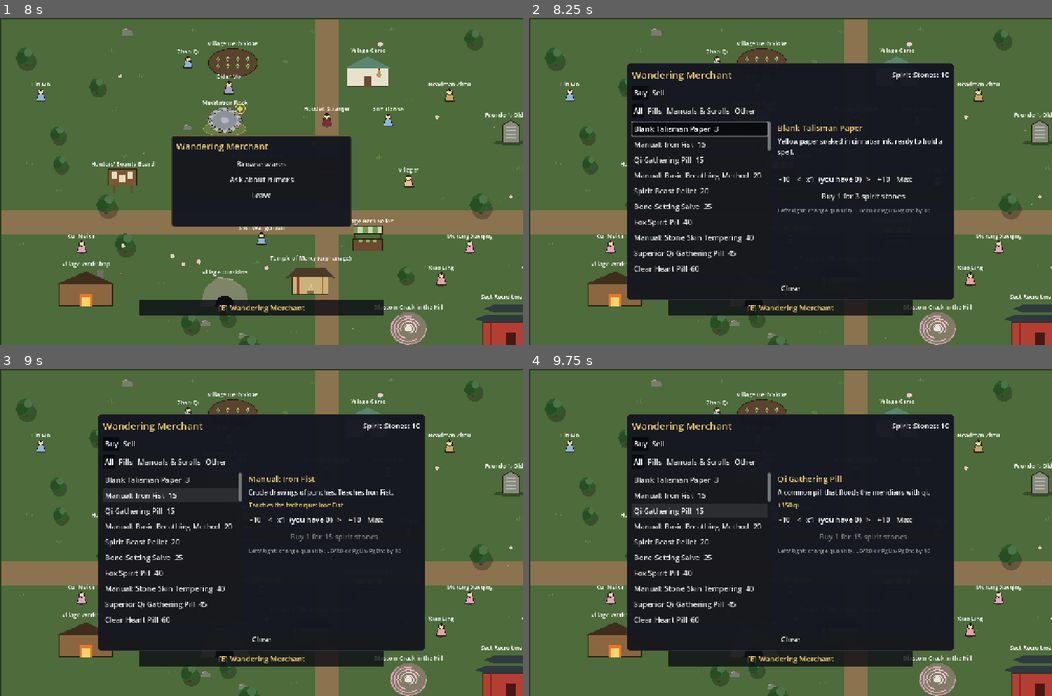
Above: before the commit, frames 1-4 (two rows, left to right).
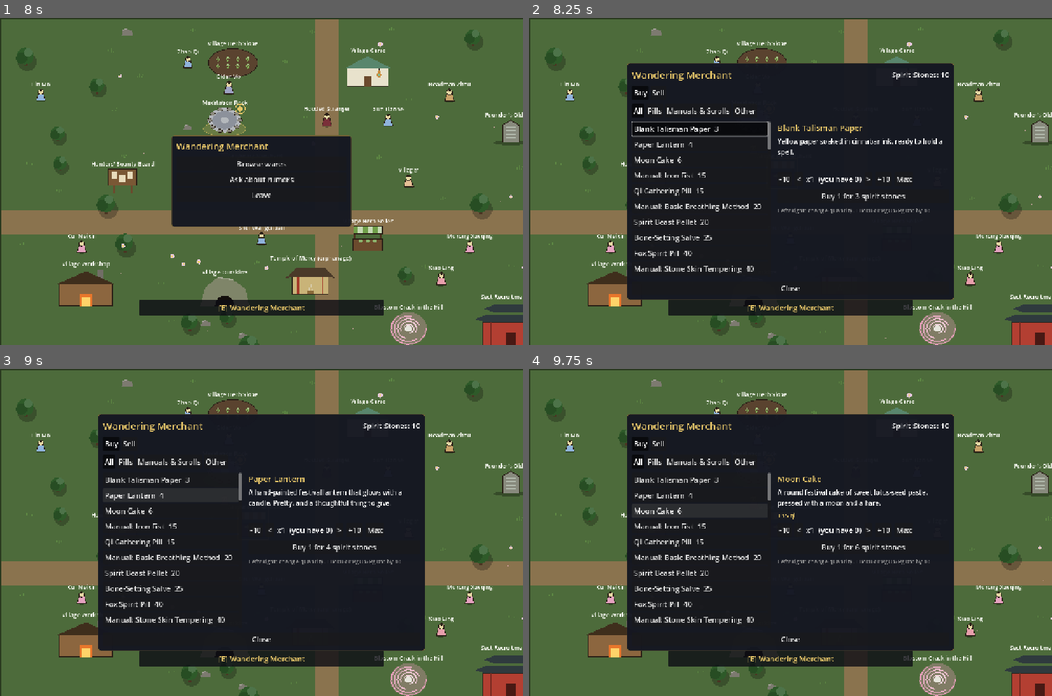
Above: after the commit, the same moments.

Repository: samridghimire/cultivation-game
Game: Godot game, scene res://src/ui/main_menu.tscn
Same seed, same stepped clock (60 frames per second), same inputs: the game is played once before the commit and once after it.
Inputs (mouse positions are in pixels of both pictures, inside the frame that each line leads up to):
- Up to frame 1 (8 s): click "New Game" at 0.5 s; click "Begin" at 1.25 s; click "Reach for it." at 2 s; click "Protect those who cannot prot…" at 2.75 s; click "What are you?" at 3.5 s; click "Why me?" at 4.25 s; click "What are you?" at 5 s; click "..." at 5.75 s; click "Set out." at 6.5 s; tap Enter at 7.25 s; move the mouse to (376, 165) at 7.27 s; hold D (move_right) from 7.28 s (still down); hold E (interact) from 7.28 s (still down); click (376, 165) at 7.42 s
- Up to frame 2 (8.25 s): release D (move_right) at 8 s; release E (interact) at 8 s; click "Browse wares" at 8 s
- Up to frame 3 (9 s): click (172, 496) at 8.75 s, where only the run after the commit has a clickable "Paper Lantern 4"
- Up to frame 4 (9.75 s): click (701, 509) at 9.5 s, where only the run after the commit has a clickable "Moon Cake 6"

Frame 1 is identical in both runs. In frame 2, 1.6% of the frame differs, in the area x 20-47%, y 37-78%; in frame 3, 3.2%, in the area x 20-77%, y 32-78%; in frame 4, 3.1%.

Commit message:
[FEST-002] Festival stalls sell festival goods
Moon Cake and Paper Lantern sold by merchants while Mid-Autumn / Lantern festivals run; world_events shop_items, WorldEvents.shop_items, GameState.festival_stock, shop screen rows marked (festival), item sources.

Follow-ups: C-061 adds more festival goods.

Co-Authored-By: Claude Sonnet 5.5 <noreply@anthropic.com>
Claude-Session: https://claude.ai/code/session_015q8jtQwsJTTzcy8x69ammo

Diff:
--- a/data/items.json
+++ b/data/items.json
@@ -2,6 +2,8 @@
   "restricted_tags": ["demonic"],
   "_doc": "Items. 'effects' use the shared effect keys handled by src/core/systems/effects.gd (qi, alignment, items, br …(2892 unchanged characters)…
   "items": [
+    {"id": "moon_cake", "name": "Moon Cake", "description": "A round festival cake of sweet lotus-seed paste, pressed with a moon and a hare.", "price": 6, "usable": true, "effects": {"qi": 15}},
+    {"id": "paper_lantern", "name": "Paper Lantern", "description": "A hand-painted festival lantern that glows with a candle. Pretty, and a thoughtful thing to give.", "price": 4, "usable": false, "effects": {}},
     {"id": "talisman_paper", "name": "Blank Talisman Paper", "description": "Yellow paper soaked in cinnabar ink, ready to hold a spell.", "price": 3, "usable": false, "effects": {}},
     {"id": "golden_bell_talisman", "name": "Golden Bell Talisman", "description": "Burn it to wrap yourself in a faint  …(200 unchanged characters)…
     {"id": "swift_wind_talisman", "name": "Swift Wind Talisman", "description": "A wind rune that lightens your body for days.", "price": 30, "usable": true, "tags": ["talisman"], "effects": {"buff": {"id": "swift_wind", "name": "Swift Wind", "days": 7, "mults": {"speed": 0.4}}}},
--- a/data/world_events.json
+++ b/data/world_events.json
@@ -1,5 +1,5 @@
 {
-  "_doc": "World events (LW-001, WorldEvents). At every mont …(1372 unchanged characters)… ue marks a festival (journal line, UI). modifiers.favor_mult (>= 1.0) multiplies …(83 unchanged characters)…
+  "_doc": "World events (LW-001, WorldEvents). At every mont …(1372 unchanged characters)… ue marks a festival (journal line, UI). Optional `shop_items` (FEST-002): item ids (known, price > 0) the region's merchants also sell while the event lasts (shown last, marked (festival); give them no merchant tags so ordinary merchants never stock them). modifiers.favor_mult (>= 1.0) multiplies …(83 unchanged characters)…
   "events": [
     {
       "id": "beast_tide", "name": "Beast Tide",
@@ -56,6 +56,7 @@
       "regions": ["fallen_star_market"],
       "start_text": "Round lanterns glow above every stall at {region}. The Mid-Autumn Moon Festival has begun.",
       "end_text": "The moon wanes over {region}; the Mid-Autumn Moon Festival is over.",
+      "shop_items": ["moon_cake"],
       "modifiers": {"encounter_tags": ["festival_autumn"], "price_mult": 0.9, "favor_mult": 2.0}
     },
     {
@@ -65,6 +66,7 @@
       "regions": ["qingshi_village"],
       "start_text": "Paper lanterns drift down the river at {region}, and villagers burn incense for the ancestors. The Lantern Festival has begun.",
       "end_text": "The last lanterns burn out on the river at {region}; the Lantern Festival is over.",
+      "shop_items": ["paper_lantern"],
       "modifiers": {"encounter_tags": ["festival_winter"], "price_mult": 0.9, "favor_mult": 2.0}
     },
     {
--- a/src/autoload/game_state.gd
+++ b/src/autoload/game_state.gd
@@ -2184,6 +2184,11 @@
 
 
 ## Expire and roll world events at a month boundary, posting the news.
+## Festival goods the merchants of the current region sell right now (FEST-002).
+func festival_stock() -> Array:
+	return WorldEvents.shop_items(data, world_events, current_region)
+
+
 func _world_events_month() -> void:
 	_expire_world_events()
 	for started in WorldEvents.roll(data, world_events, GameClock.total_days, rng):
--- a/src/core/systems/items.gd
+++ b/src/core/systems/items.gd
@@ -197,6 +197,9 @@
 	for label: String in other:
 		if _gives(other[label], item_id):
 			lines.append(label)
+	for event: Dictionary in data.world_events.values():
+		if (event.get("shop_items", []) as Array).has(item_id):
+			lines.append("Festival stall: " + String(event.get("name", event["id"])))
 	for sect: SectDef in data.sects.values():
 		if _gives(sect.shop, item_id) or _gives(sect.ranks, item_id):
 			lines.append("Sect reward (%s)" % sect.name)
--- a/src/core/systems/world_events.gd
+++ b/src/core/systems/world_events.gd
@@ -105,6 +105,19 @@
 ## `favor` scaled by the festival multiplier in `region_id` (rounded).
 static func scaled_favor(data: GameData, active: Array, region_id: String, favor: int) -> int:
 	return roundi(favor * favor_multiplier(data, active, region_id))
+
+
+## Festival goods (FEST-002): the `shop_items` of the events active in `region_id`,
+## in data order, without duplicates.
+static func shop_items(data: GameData, active: Array, region_id: String) -> Array:
+	var ids: Array = []
+	for def: Dictionary in data.world_events.values():
+		if instance_in(active, String(def["id"]), region_id).is_empty():
+			continue
+		for item_id: Variant in def.get("shop_items", []):
+			if not ids.has(item_id):
+				ids.append(item_id)
+	return ids
 
 
 static func _product(data: GameData, active: Array, region_id: String, key: String) -> float:
@@ -235,6 +248,9 @@
 			for month in months:
 				if typeof(month) not in [TYPE_INT, TYPE_FLOAT] or int(month) < 1 or int(month) > 12:
 					errors.append("World event '%s' has invalid month '%s'" % [id, str(month)])
+		for item_id in def.get("shop_items", []):
+			if not data.items.has(item_id) or int(data.items[item_id].get("price", 0)) <= 0:
+				errors.append("World event '%s' shop_items needs a known item with a price: '%s'" % [id, item_id])
 		var tournament: Dictionary = def.get("tournament", {})
 		if def.has("tournament"):
 			if int(tournament.get("rounds", 0)) < 1:
--- a/src/ui/shop_screen.gd
+++ b/src/ui/shop_screen.gd
@@ -182,7 +182,11 @@
 func item_ids() -> Array:
 	if _selling:
 		return Items.buyback_ids(GameState.player, GameState.data, _stock_tags, _buy_tags)
-	return Items.shop_stock(GameState.data, _max_price, _stock_tags)
+	var ids := Items.shop_stock(GameState.data, _max_price, _stock_tags)
+	for item_id: Variant in GameState.festival_stock():
+		if not ids.has(item_id):
+			ids.append(item_id)
+	return ids
 
 
 ## Item ids on the current Buy/Sell tab that fall in the selected category.
@@ -303,6 +307,8 @@
 		var label := "%s  %d" % [data.items[item_id]["name"], price]
 		if _selling:
 			label += "  (have %d)" % p.item_count(item_id)
+		elif GameState.festival_stock().has(item_id) and not Items.shop_stock(data, _max_price, _stock_tags).has(item_id):
+			label += " (festival)"
 		var b := UIStyle.button(label, _select.bind(item_id))
 		b.name = item_id
 		b.alignment = HORIZONTAL_ALIGNMENT_LEFT
--- a/tests/unit/test_world_events.gd
+++ b/tests/unit/test_world_events.gd
@@ -441,3 +441,31 @@
 	assert_eq(gs.world_events.size(), 1)
 	assert_eq(gs.world_events[0]["id"], "lantern_festival")
 	gs.end_session()
+
+
+func test_festival_shop_items() -> void:
+	var d := data()
+	var active: Array = [_lantern_instance(0)]
+	assert_eq(WorldEvents.shop_items(d, active, "qingshi_village"), ["paper_lantern"])
+	assert_eq(WorldEvents.shop_items(d, active, "misty_forest"), [])
+	WorldEvents.expire(active, 100)
+	assert_eq(WorldEvents.shop_items(d, active, "qingshi_village"), [])
+	assert_true(Items.sources(d, "paper_lantern").has("Festival stall: Lantern Festival"))
+	assert_true(Items.sources(d, "moon_cake").has("Festival stall: Mid-Autumn Moon Festival"))
+
+
+func test_validator_rejects_bad_shop_items() -> void:
+	var d := GameData.load_from_dir()
+	d.world_events["lantern_festival"]["shop_items"] = ["no_such_item"]
+	assert_eq(WorldEvents.validate(d).size(), 1, ", ".join(WorldEvents.validate(d)))
+
+
+func test_game_state_festival_stock() -> void:
+	var gs := _root().get_node("GameState")
+	gs.start_session(new_character())
+	gs.current_region = "qingshi_village"
+	gs.world_events = []
+	assert_eq(gs.festival_stock(), [])
+	gs.world_events = [_lantern_instance(0)]
+	assert_eq(gs.festival_stock(), ["paper_lantern"])
+	gs.world_events = []
